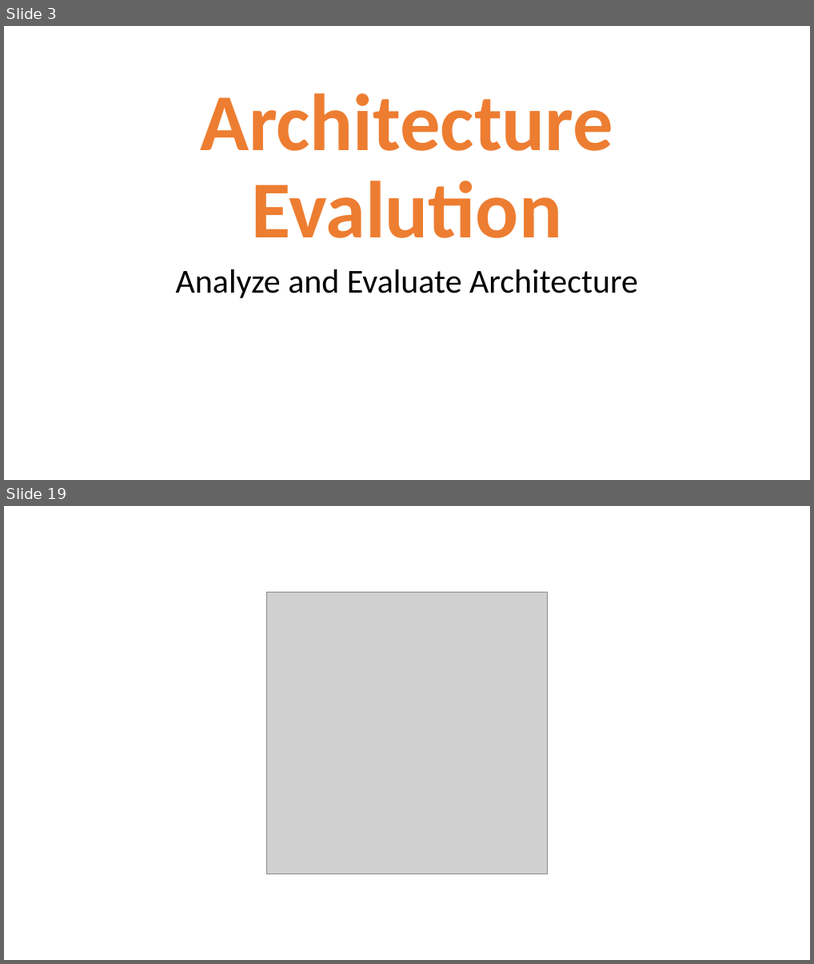
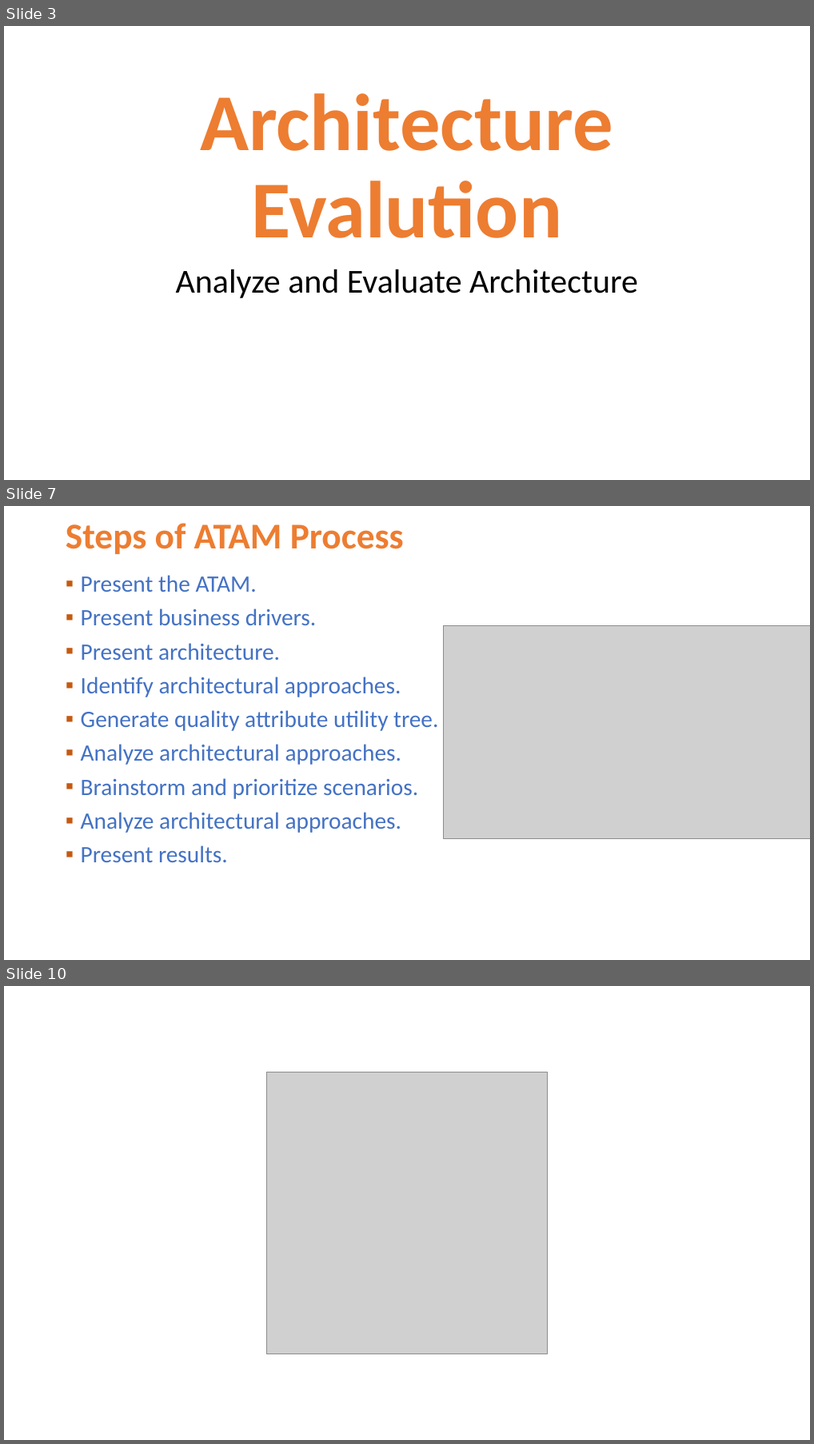
Before and after one commit to Jucer74/SoftwareArchitecture, a slide deck: Clases/05-ArchitectureEvaluation/SoftwareArchitecture-ArchitectureEvaluation.pptx. Shown one above the other, each under a label of ours: slides 3 and 19 before the commit, slides 3, 7 and 10 after it; the slides between them are not shown. The pictures are 814x964 and 814x1444 pixels, drawn with LibreOffice and Linux fonts; fonts in the diff are those of the drawing; grey boxes stand for pictures; background and template pictures are left out. Boxes give left, top, right and bottom in pixels: in the first picture for what was removed or moved away, otherwise in the second. Text is boxed around its words. In the diff, an @@ line names an element or a change of style, - is before the commit and + after.

```diff
--- a/Clases/05-ArchitectureEvaluation/SoftwareArchitecture-ArchitectureEvaluation.pptx
+++ b/Clases/05-ArchitectureEvaluation/SoftwareArchitecture-ArchitectureEvaluation.pptx
@@ slide 7 added at (x1=4, y1=506, x2=810, y2=960), background #FFFFFF @@
@@ title added at (x1=66, y1=523, x2=404, y2=554), 43.2 pt, text #ED7D31, bold @@
+Steps of ATAM Process
@@ text added at (x1=81, y1=575, x2=438, y2=862), 28 pt, text #4472C4 @@
+▪ Present the ATAM.
+▪ Present business drivers.
+▪ Present architecture.
+▪ Identify architectural approaches.
+▪ Generate quality attribute utility tree.
+▪ Analyze architectural approaches.
+▪ Brainstorm and prioritize scenarios.
+▪ Analyze architectural approaches.
+▪ Present results.
@@ picture added at (x1=444, y1=626, x2=810, y2=838) @@
@@ what was slide 19 is now slide 10 @@
```
Also in this commit, not shown: 1 slide changed, 4 other slides added, 14 slides removed.
